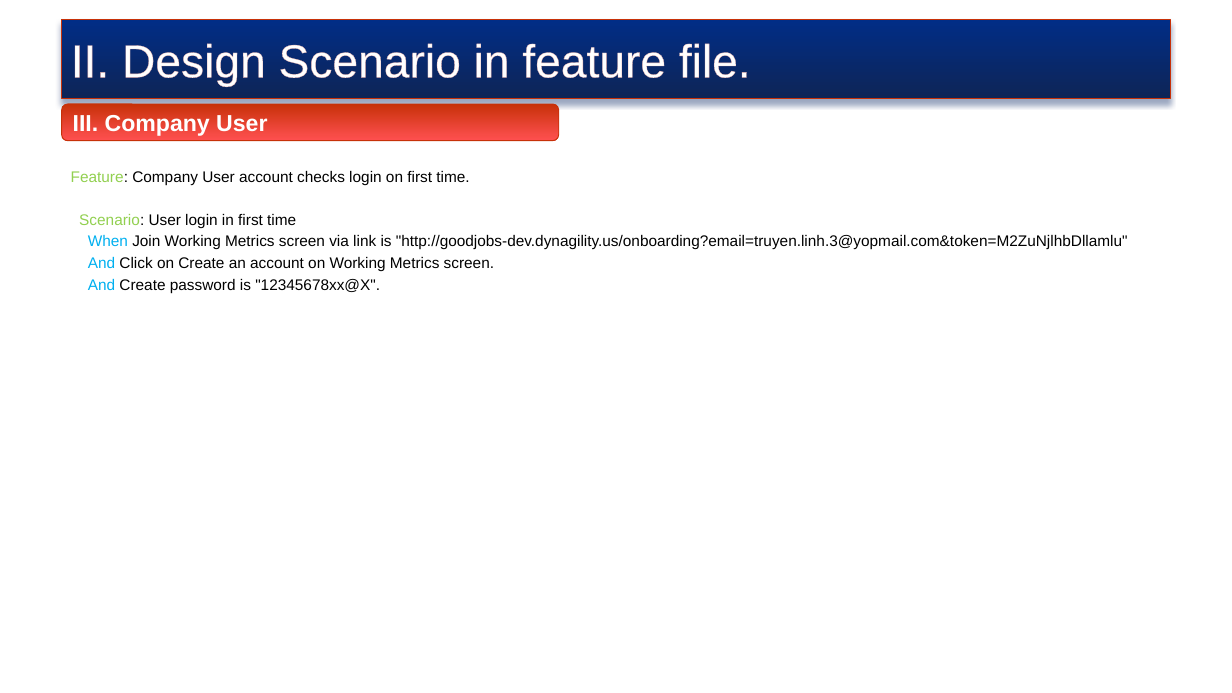
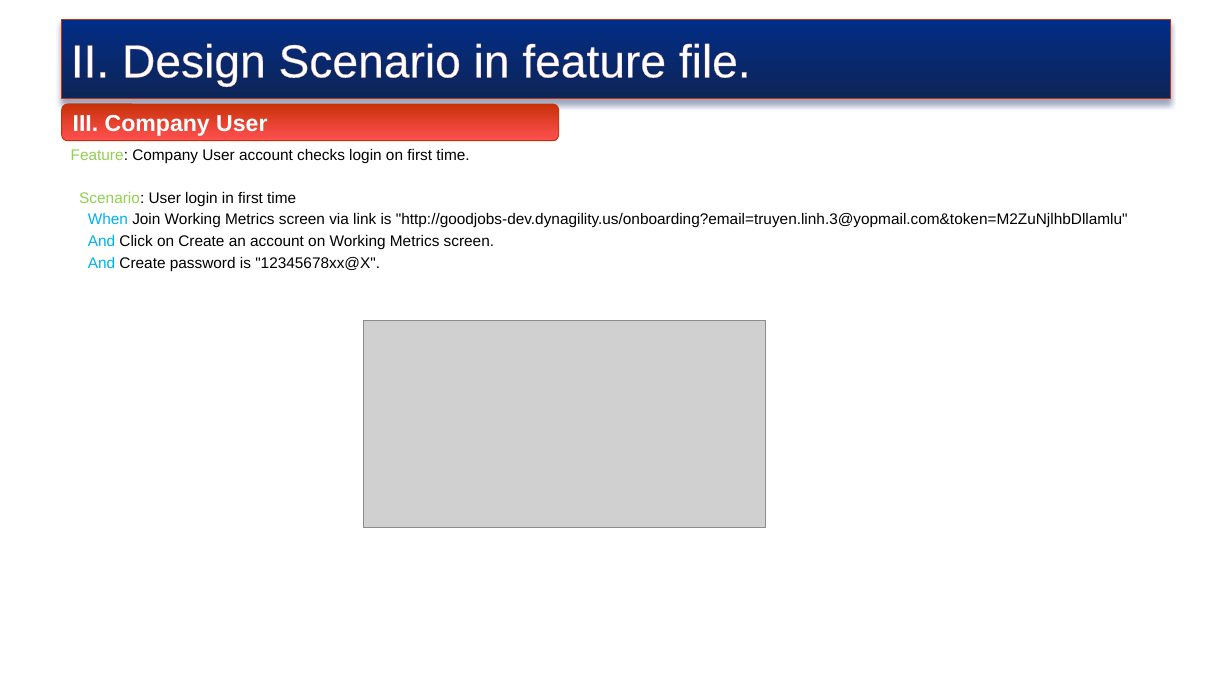
Before and after one commit to truyenkv/sharing, a slide deck: slide 9 of Sharing.pptx (slide 7 before the commit). Drawn at 1232x693 pixels with LibreOffice and Linux fonts; fonts in the diff are those of the drawing; grey boxes stand for pictures; background and template pictures are left out. Boxes give left, top, right and bottom in pixels: in the first picture for what was removed or moved away, otherwise in the second. Text is boxed around its words. In the diff, an @@ line names an element or a change of style, - is before the commit and + after.

```diff
--- a/Sharing.pptx
+++ b/Sharing.pptx
@@ text "Feature: Company User account checks ...": place and size @@
-text "Feature: Company User account checks ..." at (71,171,1128,293)
+text "Feature: Company User account checks ..." at (71,149,1128,271)
@@ picture added at (364,321,765,528) @@
```
Also in this commit, not shown: 4 other slides changed, 5 slides added, 1 slide removed.
